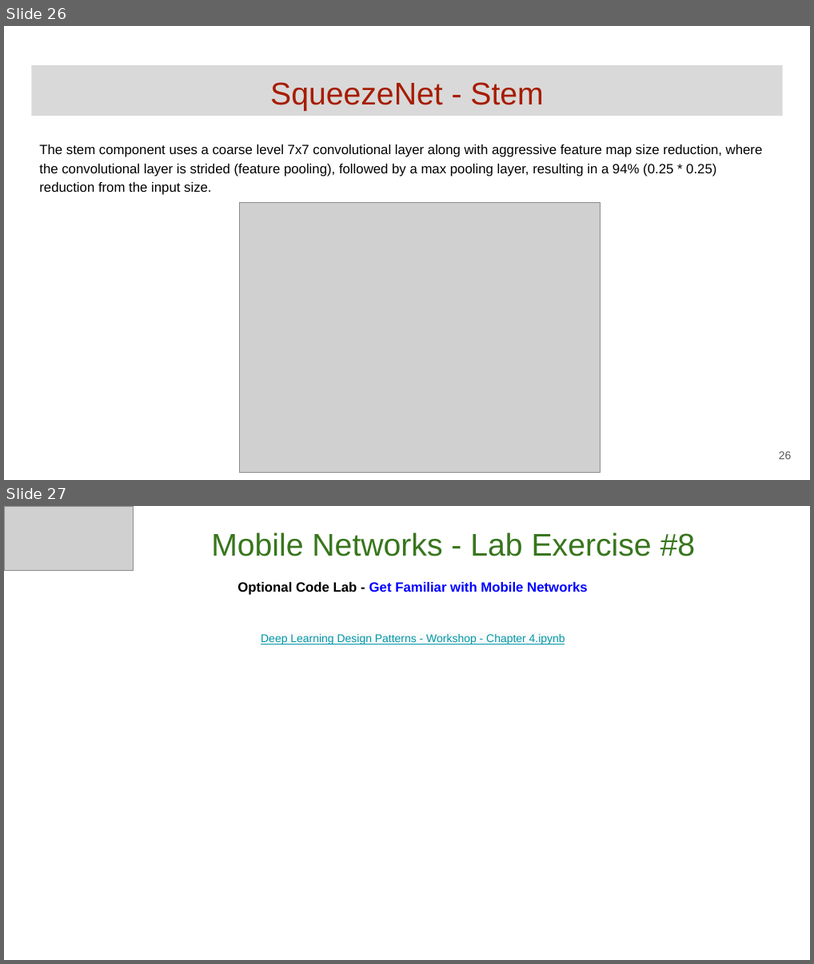
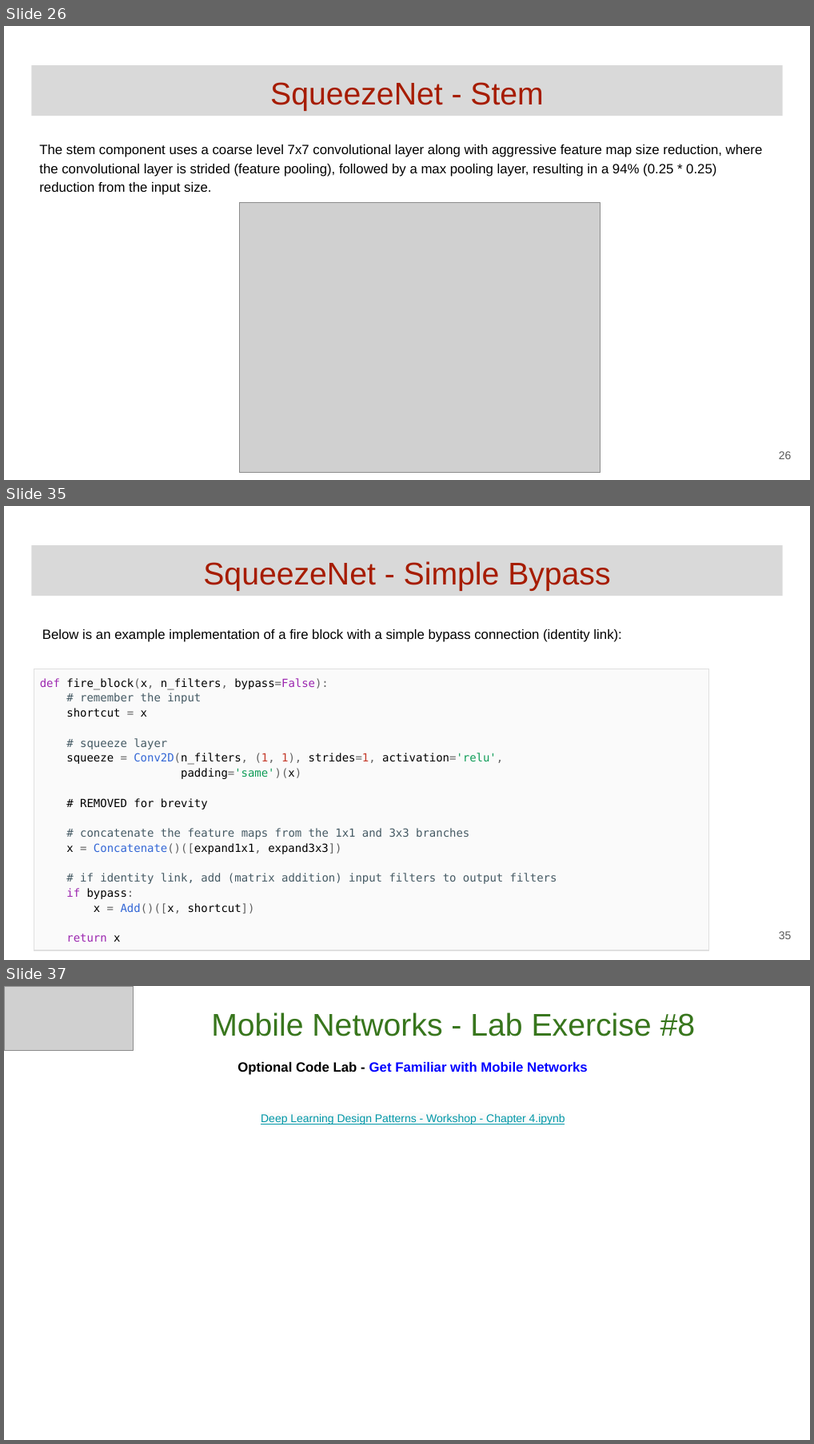
Before and after one commit to GoogleCloudPlatform/keras-idiomatic-programmer, a slide deck: books/deep-learning-design-patterns/Workshops/Junior/Deep Learning Design Patterns - Workshop - Chapter 4.pptx. Shown one above the other, each under a label of ours: slides 26 and 27 before the commit, slides 26, 35 and 37 after it; the slides between them are not shown. The pictures are 814x964 and 814x1444 pixels, drawn with LibreOffice and Linux fonts; fonts in the diff are those of the drawing; grey boxes stand for pictures. Boxes give left, top, right and bottom in pixels: in the first picture for what was removed or moved away, otherwise in the second. Text is boxed around its words. In the diff, an @@ line names an element or a change of style, - is before the commit and + after.

```diff
--- a/books/deep-learning-design-patterns/Workshops/Junior/Deep Learning Design Patterns - Workshop - Chapter 4.pptx
+++ b/books/deep-learning-design-patterns/Workshops/Junior/Deep Learning Design Patterns - Workshop - Chapter 4.pptx
@@ slide 35 added at <box>4,506,810,960</box>, background #FFFFFF @@
@@ title added at <box>31,545,783,596</box>, fill #D9D9D9, 28 pt, text #A61C00 @@
+SqueezeNet - Simple Bypass
@@ text added at <box>42,629,622,642</box>, 12 pt, text #000000 @@
+Below is an example implementation of a fire block with a simple bypass connection (identity link):
@@ table added at <box>34,669,710,944</box>, 1 rows, 1 columns @@
+def fire_block(x, n_filters, bypass=False): / # remember the input / shortcut = x / # squeeze layer / squeeze = Conv2D(n_filters, (1, 1), strides=1, activation='relu', padding='same')(x) / # REMOVED for brevity / # concatenate the feature maps from the 1x1 and 3x3 branches / x = Concatenate()([expand1x1, expand3x3]) / # if identity link, add (matrix addition) input filters to output filters / if bypass: / x = Add()([x, shortcut]) / return x
@@ page number added at <box>779,931,792,939</box>, 10 pt, text #595959 @@
+35
@@ what was slide 27 is now slide 37 @@
```
Also in this commit, not shown: 9 other slides added.
